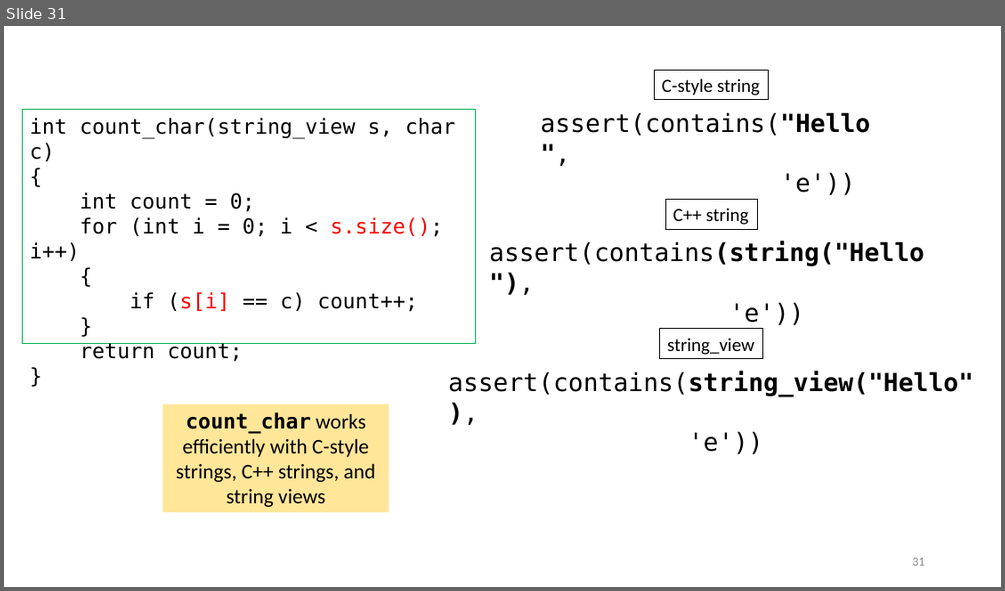
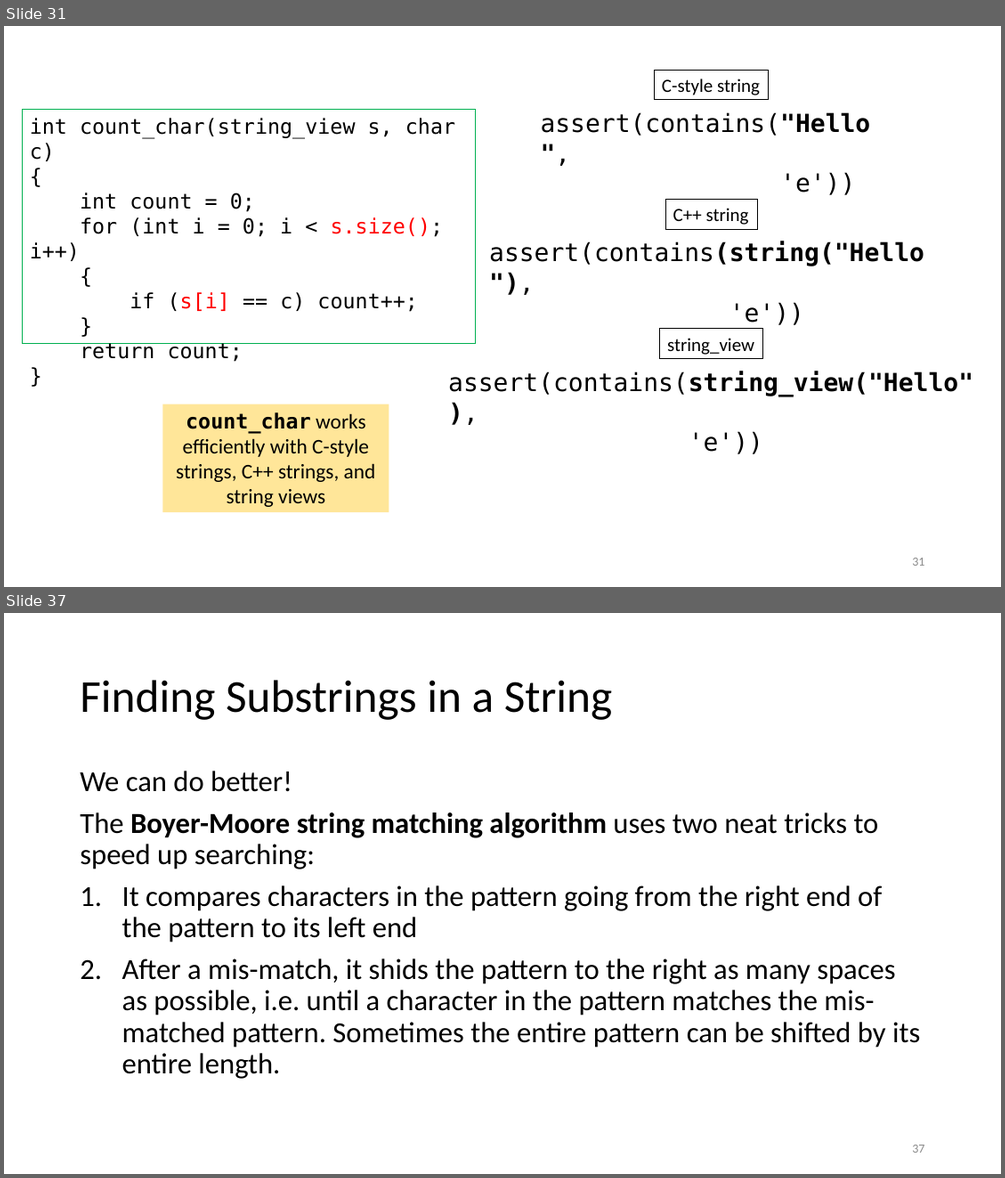
Before and after one commit to tjd1234/cmpt225summer2023, a slide deck: lecture_notes/week12/week12_strings.pptx. Shown one above the other, each under a label of ours: slide 31 before the commit, slides 31 and 37 after it; the slides between them are not shown. The pictures are 1005x591 and 1005x1178 pixels, drawn with LibreOffice and Linux fonts; fonts in the diff are those of the drawing. Boxes give left, top, right and bottom in pixels: in the first picture for what was removed or moved away, otherwise in the second. Text is boxed around its words. In the diff, an @@ line names an element or a change of style, - is before the commit and + after.

```diff
--- a/lecture_notes/week12/week12_strings.pptx
+++ b/lecture_notes/week12/week12_strings.pptx
@@ slide 37 added at box(4, 613, 1001, 1174), background #FFFFFF @@
@@ title added at box(80, 680, 612, 720), 44 pt, text #000000 @@
+Finding Substrings in a String
@@ text added at box(80, 771, 920, 1078), 28 pt, text #000000 @@
+We can do better!
+The Boyer-Moore string matching algorithm uses two neat tricks to speed up searching:
+1. It compares characters in the pattern going from the right end of the pattern to its left end
+2. After a mis-match, it shids the pattern to the right as many spaces as possible, i.e. until a character in the pattern matches the mis-matched pattern. Sometimes the entire pattern can be shifted by its entire length.
@@ page number added at box(912, 1144, 924, 1152), 12 pt, text #8C8C8C @@
+37
```
Also in this commit, not shown: 2 slides changed, 19 other slides added.
